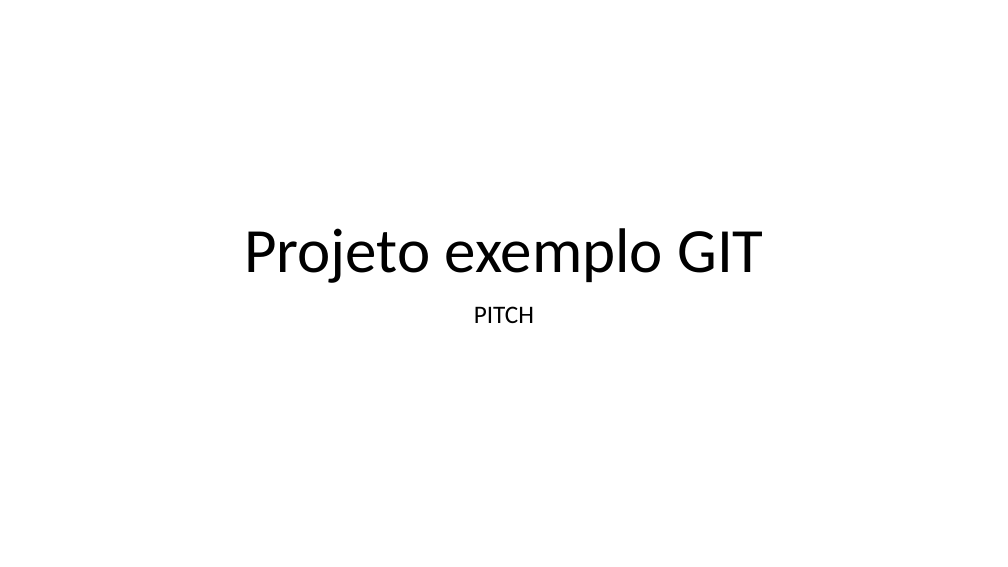
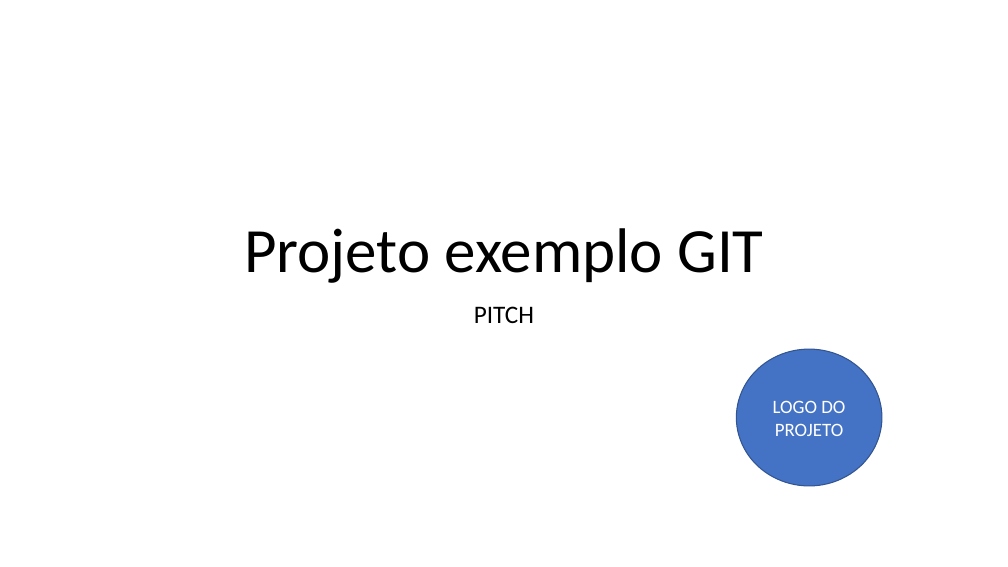
Before and after one commit to GustavoCatelan/2TDSPJ-2024-ExemploGit, a slide deck: slide 1 of PastaDocumentos/PITCH.pptx. Drawn at 1008x567 pixels with LibreOffice and Linux fonts; fonts in the diff are those of the drawing. Boxes give left, top, right and bottom in pixels: in the first picture for what was removed or moved away, otherwise in the second. Text is boxed around its words. In the diff, an @@ line names an element or a change of style, - is before the commit and + after.

Commit message:
Versão final PITCH

```diff
--- a/PastaDocumentos/PITCH.pptx
+++ b/PastaDocumentos/PITCH.pptx
@@ ellipse added at (737,349,882,486), fill #4472C4, outline #325491 1 pt, 18 pt, text #FFFFFF @@
+LOGO DO PROJETO
```
